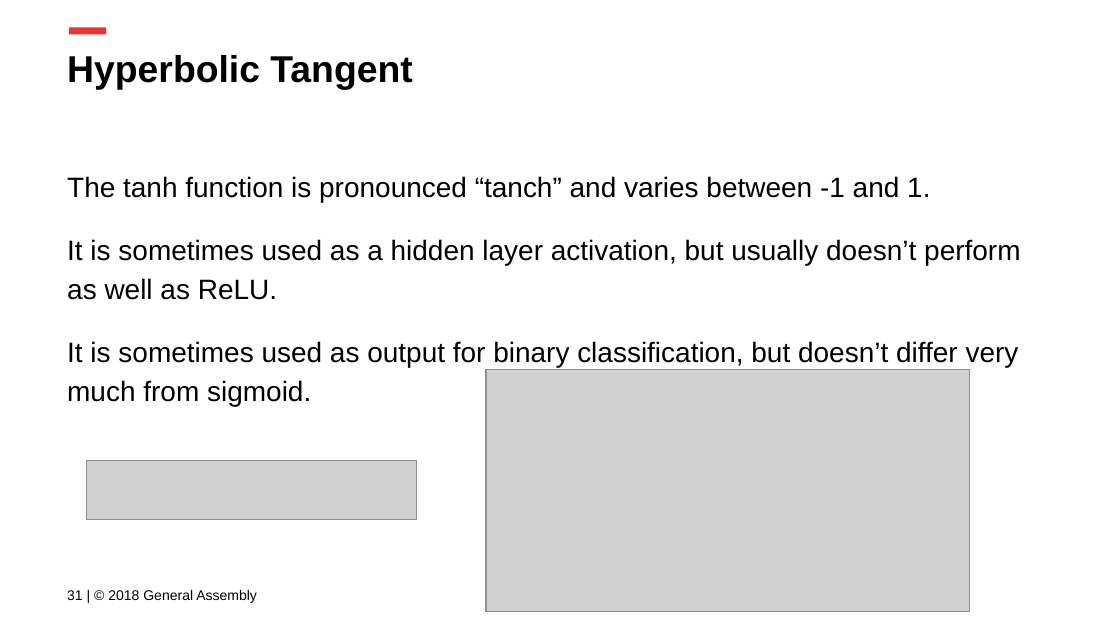
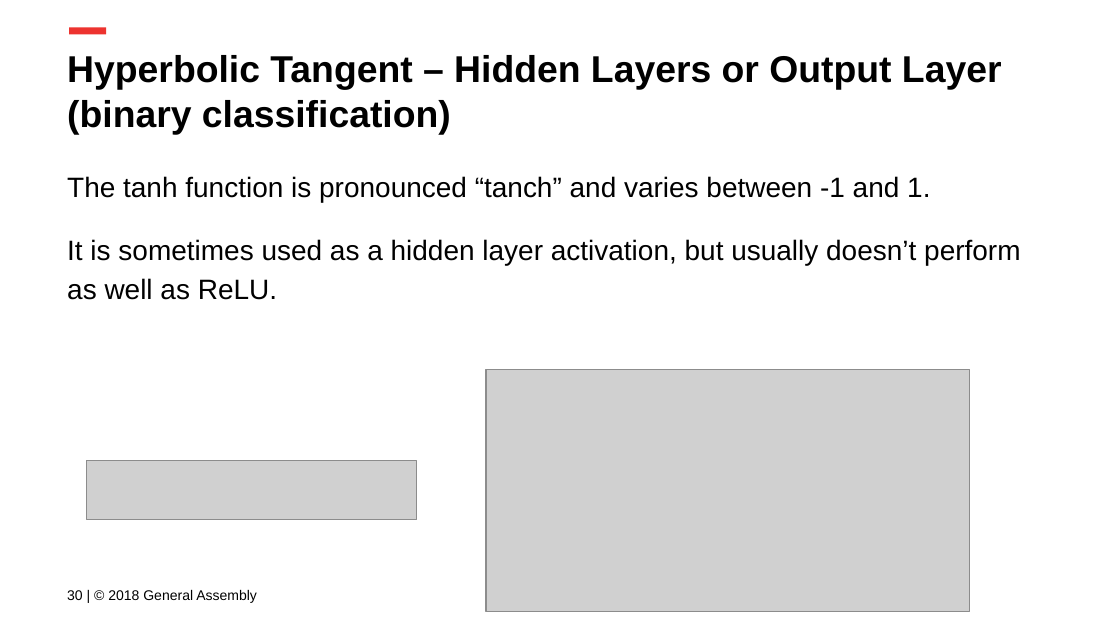
Before and after one commit to ga-curriculum/lesson-intro-nn, a slide deck: slide 30 of Intro to NNs.pptx (slide 31 before the commit). Drawn at 1120x630 pixels with LibreOffice and Linux fonts; fonts in the diff are those of the drawing; grey boxes stand for pictures; background and template pictures are left out. Boxes give left, top, right and bottom in pixels: in the first picture for what was removed or moved away, otherwise in the second. Text is boxed around its words. In the diff, an @@ line names an element or a change of style, - is before the commit and + after.

```diff
--- a/Intro to NNs.pptx
+++ b/Intro to NNs.pptx
@@ title at bbox=[67, 55, 1002, 135]: text changed @@
-Hyperbolic Tangent
+Hyperbolic Tangent – Hidden Layers or Output Layer (binary classification)
@@ text at bbox=[67, 341, 958, 368]: paragraph removed @@
-It is sometimes used as output for binary classification, but doesn’t differ very much from sigmoid.
@@ text at bbox=[67, 590, 257, 603]: text changed @@
-31 | © 2018 General Assembly
+30 | © 2018 General Assembly
```
Also in this commit, not shown: 7 other slides changed, 1 slide added, 2 other files.
